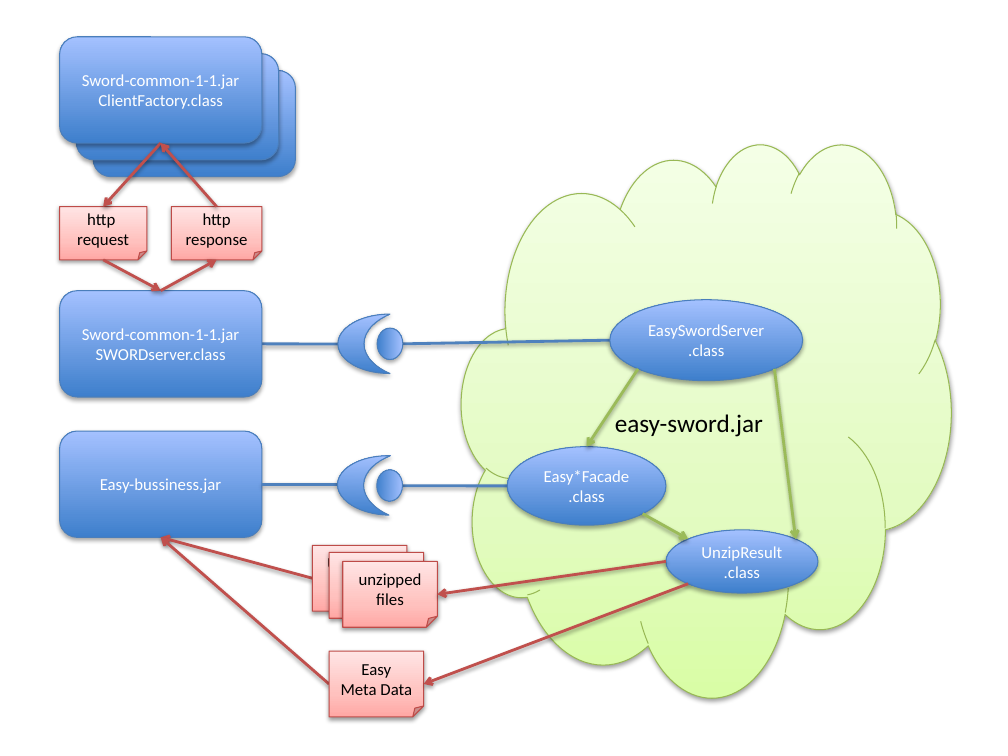
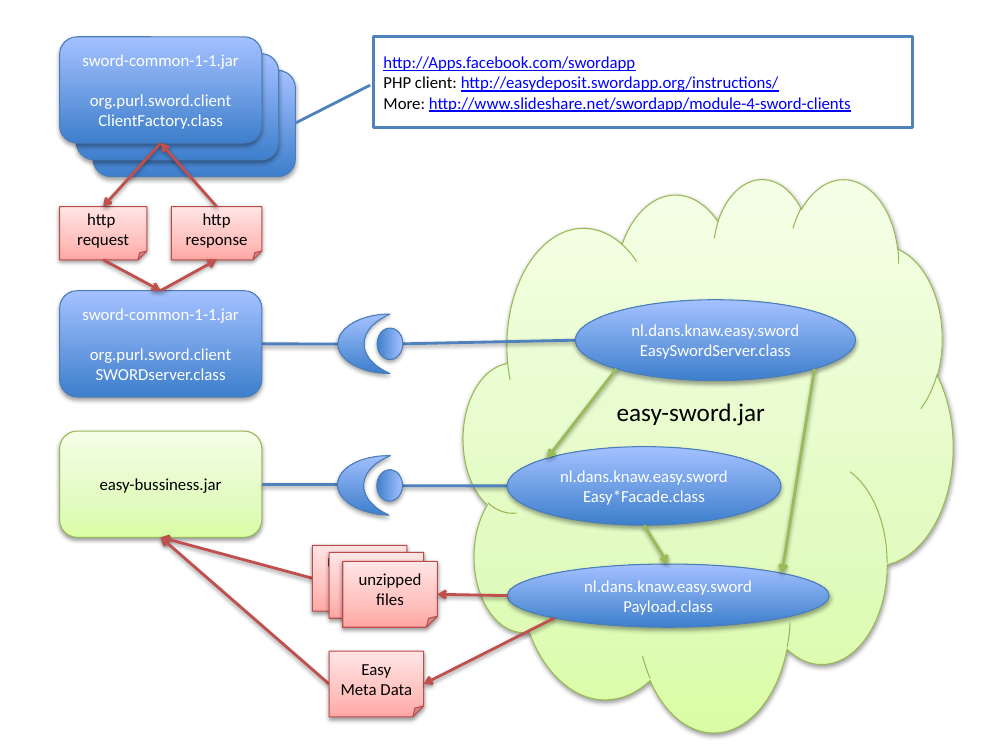
Before and after one commit to DANS-KNAW/easy-datacite, a slide deck: slide 1 of doc/overview.pptx. Drawn at 1008x756 pixels with LibreOffice and Linux fonts; fonts in the diff are those of the drawing. Boxes give left, top, right and bottom in pixels: in the first picture for what was removed or moved away, otherwise in the second. Text is boxed around its words. In the diff, an @@ line names an element or a change of style, - is before the commit and + after.

Commit message:
renamed a class: and related variables

```diff
--- a/doc/overview.pptx
+++ b/doc/overview.pptx
@@ border callout added at [374,36,913,127], fill #FFFFFF, outline #4F81BD 2 pt, 12 pt, text #0000FF, underline @@
+http://Apps.facebook.com/swordapp
+PHP client: http://easydeposit.swordapp.org/instructions/
+More: http://www.slideshare.net/swordapp/module-4-sword-clients
@@ text in rounded rectangle at [90,94,256,109]: text changed @@
-Sword-common-1-1.jar
+sword-common-1-1.jar
+org.purl.sword.client
@@ cloud "easy-sword.jar": place and size @@
-cloud "easy-sword.jar" at [462,143,952,697]
+cloud "easy-sword.jar" at [464,177,954,731]
@@ ellipse "nl.dans.knaw.easy.sword": place and size @@
-ellipse "nl.dans.knaw.easy.sword" at [610,299,802,380]
+ellipse "nl.dans.knaw.easy.sword" at [576,299,856,380]
@@ text in rounded rectangle at [82,308,238,363]: text changed @@
-Sword-common-1-1.jar
+sword-common-1-1.jar
+org.purl.sword.client
@@ text in ellipse at [631,324,799,359]: text changed @@
-EasySwordServer
-.class
+nl.dans.knaw.easy.sword
+EasySwordServer.class
@@ line moved from (403, 344) - (610, 341) to (403, 344) - (576, 341) @@
@@ arrow moved from (638, 369) - (587, 447) to (617, 369) - (547, 459) @@
@@ arrow moved from (774, 369) - (795, 539) to (814, 369) - (782, 574) @@
@@ rounded rectangle "easy-bussiness.jar" at [59,431,262,537]: fill gradient #3F80CE to #A4C4FF to gradient #DAFDA7 to #E4FCC2 to #F5FFE7; outline #4B7EBC 0.75 pt to #98B955 0.75 pt; shadow changed @@
@@ ellipse "nl.dans.knaw.easy.sword": place and size @@
-ellipse "nl.dans.knaw.easy.sword" at [507,447,665,525]
+ellipse "nl.dans.knaw.easy.sword" at [507,447,780,525]
@@ text in rounded rectangle at [100,478,222,493]: text changed; text colour #FFFFFF to #000000 @@
-Easy-bussiness.jar
+easy-bussiness.jar
@@ text in ellipse at [560,470,728,505]: text changed @@
-Easy*Facade
-.class
+nl.dans.knaw.easy.sword
+Easy*Facade.class
@@ arrow moved from (643, 514) - (688, 539) to (644, 525) - (668, 564) @@
@@ ellipse "nl.dans.knaw.easy.sword": place and size @@
-ellipse "nl.dans.knaw.easy.sword" at [666,530,818,594]
+ellipse "nl.dans.knaw.easy.sword" at [507,564,829,628]
@@ arrow moved from (666, 561) - (437, 595) to (507, 596) - (437, 595) @@
@@ text in ellipse at [584,580,752,615]: text changed @@
-UnzipResult
-.class
+nl.dans.knaw.easy.sword
+Payload.class
@@ arrow moved from (688, 584) - (423, 684) to (554, 618) - (423, 684) @@
```
Also in this commit, not shown: 2 other files.
